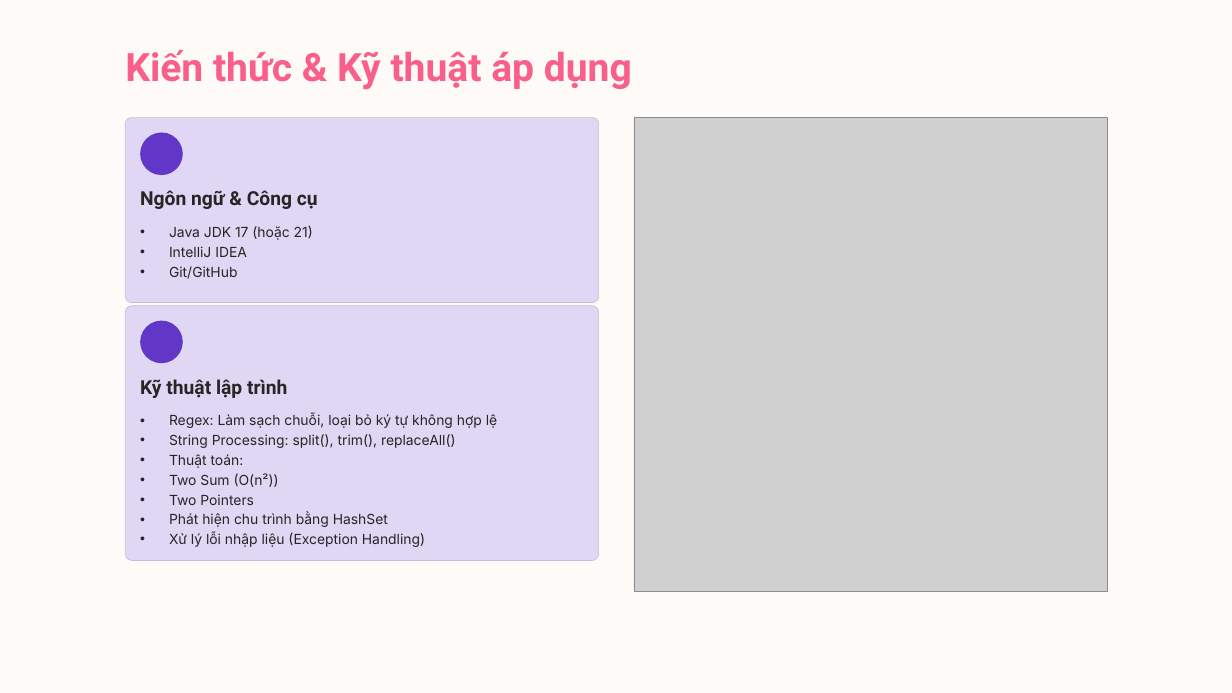
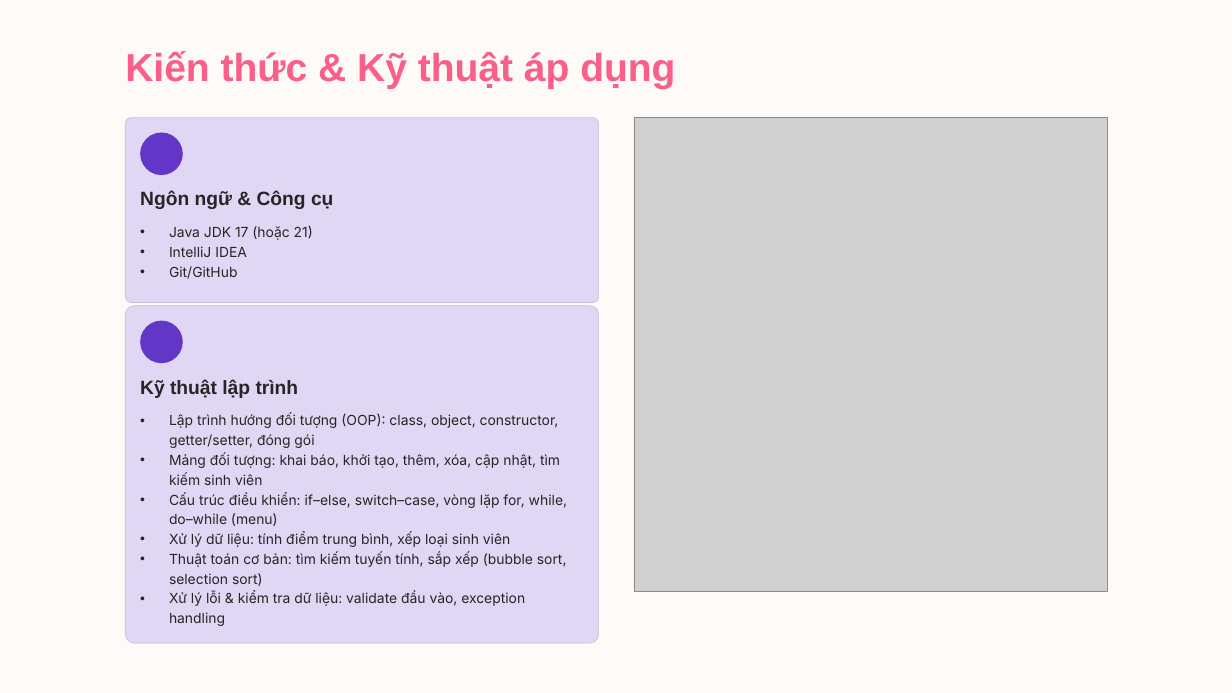
Before and after one commit to letoan0902/Java_Fundamental, a slide deck: slide 5 of BAO-CAO-MINI-PROJECT-SESSION-05-JAVA-CORE.pptx. Drawn at 1232x693 pixels with LibreOffice and Linux fonts; fonts in the diff are those of the drawing; grey boxes stand for pictures; background and template pictures are left out. Boxes give left, top, right and bottom in pixels: in the first picture for what was removed or moved away, otherwise in the second. Text is boxed around its words. In the diff, an @@ line names an element or a change of style, - is before the commit and + after.

```diff
--- a/BAO-CAO-MINI-PROJECT-SESSION-05-JAVA-CORE.pptx
+++ b/BAO-CAO-MINI-PROJECT-SESSION-05-JAVA-CORE.pptx
@@ rounded rectangle: place and size @@
-rounded rectangle at (126,306,599,561)
+rounded rectangle at (126,306,599,643)
@@ font Roboto to Arial in 3 elements at (125,51,675,89), (140,190,333,209), (140,379,299,398) @@
@@ text at (169,413,567,626): text changed @@
-• Regex: Làm sạch chuỗi, loại bỏ ký tự không hợp lệ
-• String Processing: split(), trim(), replaceAll()
-• Thuật toán:
-• Two Sum (O(n²))
-• Two Pointers
-• Phát hiện chu trình bằng HashSet
-• Xử lý lỗi nhập liệu (Exception Handling)
+• Lập trình hướng đối tượng (OOP): class, object, constructor, getter/setter, đóng gói
+• Mảng đối tượng: khai báo, khởi tạo, thêm, xóa, cập nhật, tìm kiếm sinh viên
+• Cấu trúc điều khiển: if–else, switch–case, vòng lặp for, while, do–while (menu)
+• Xử lý dữ liệu: tính điểm trung bình, xếp loại sinh viên
+• Thuật toán cơ bản: tìm kiếm tuyến tính, sắp xếp (bubble sort, selection sort)
+• Xử lý lỗi & kiểm tra dữ liệu: validate đầu vào, exception handling
```
Also in this commit, not shown: 6 other slides changed, 2 slides added, 2 slides removed, 5 other files.
